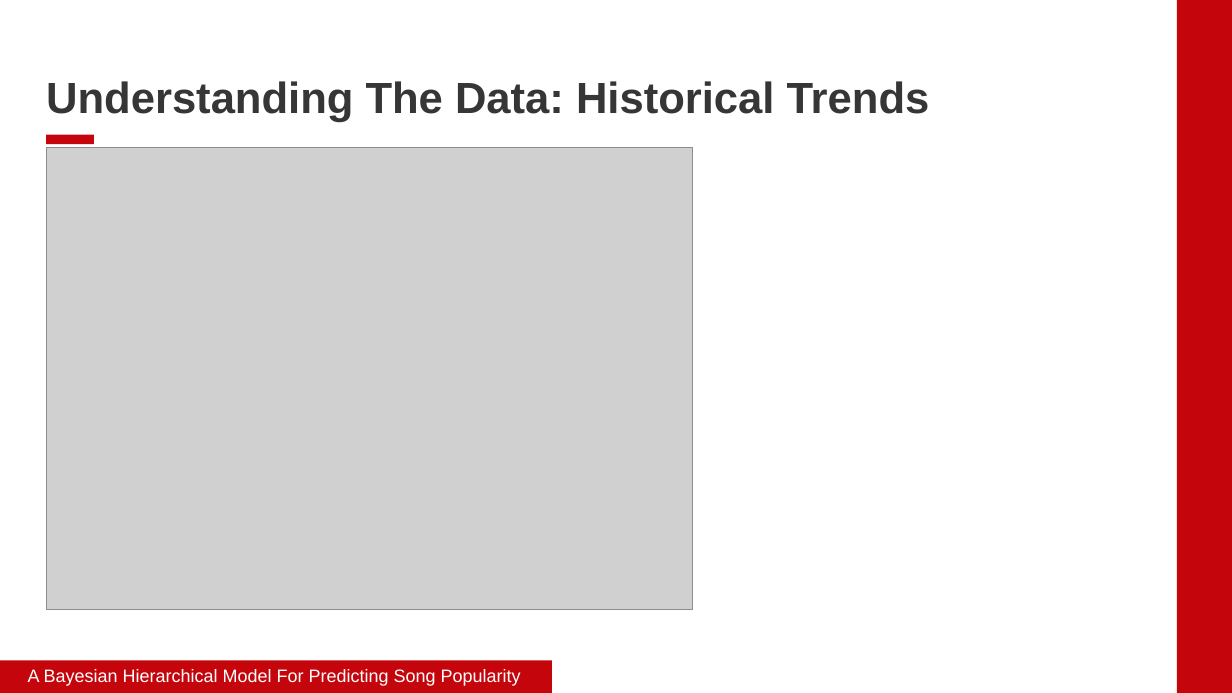
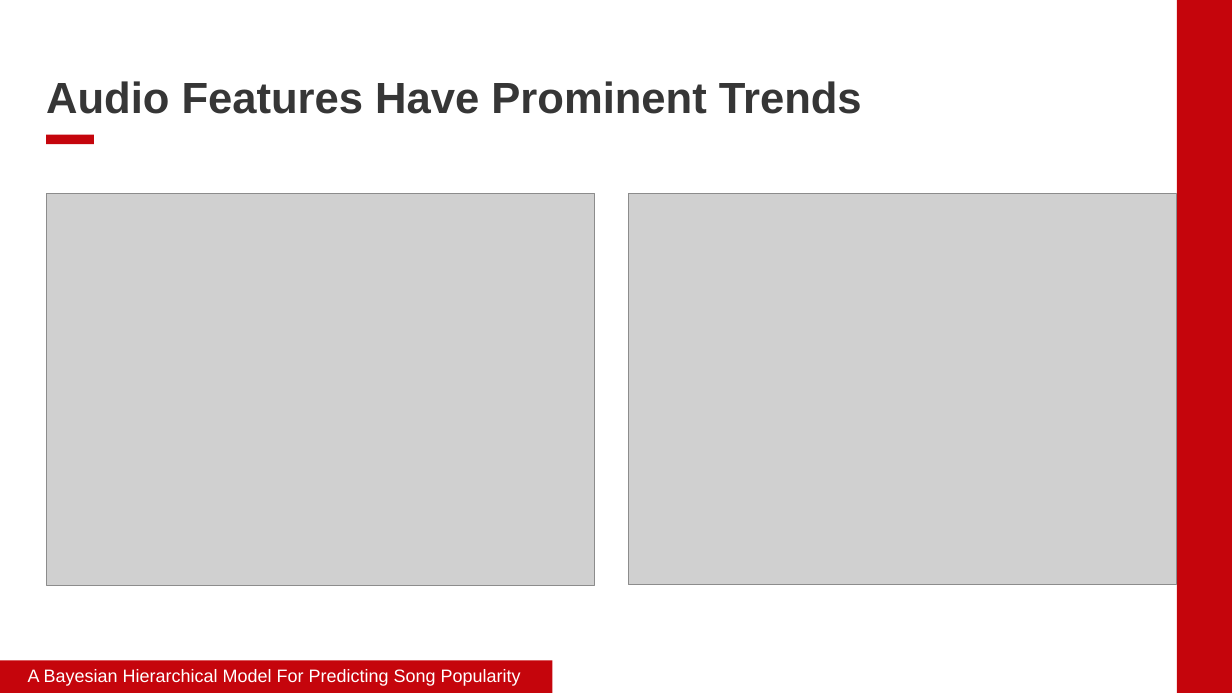
Before and after one commit to james-hubbs/A-Bayesian-Hierarchical-Model-For-Predicting-Song-Popularity, a slide deck: slide 4 of report/slides.pptx. Drawn at 1232x693 pixels with LibreOffice and Linux fonts; fonts in the diff are those of the drawing; grey boxes stand for pictures; background and template pictures are left out. Boxes give left, top, right and bottom in pixels: in the first picture for what was removed or moved away, otherwise in the second. Text is boxed around its words. In the diff, an @@ line names an element or a change of style, - is before the commit and + after.

```diff
--- a/report/slides.pptx
+++ b/report/slides.pptx
@@ text at (x1=46, y1=81, x2=862, y2=114): text changed @@
-Understanding The Data: Historical Trends
+Audio Features Have Prominent Trends
@@ picture resized from (x1=46, y1=147, x2=693, y2=609) to (x1=46, y1=193, x2=595, y2=585) @@
@@ picture added at (x1=628, y1=193, x2=1177, y2=585) @@
```
Also in this commit, not shown: 4 other slides changed, 2 other files.
